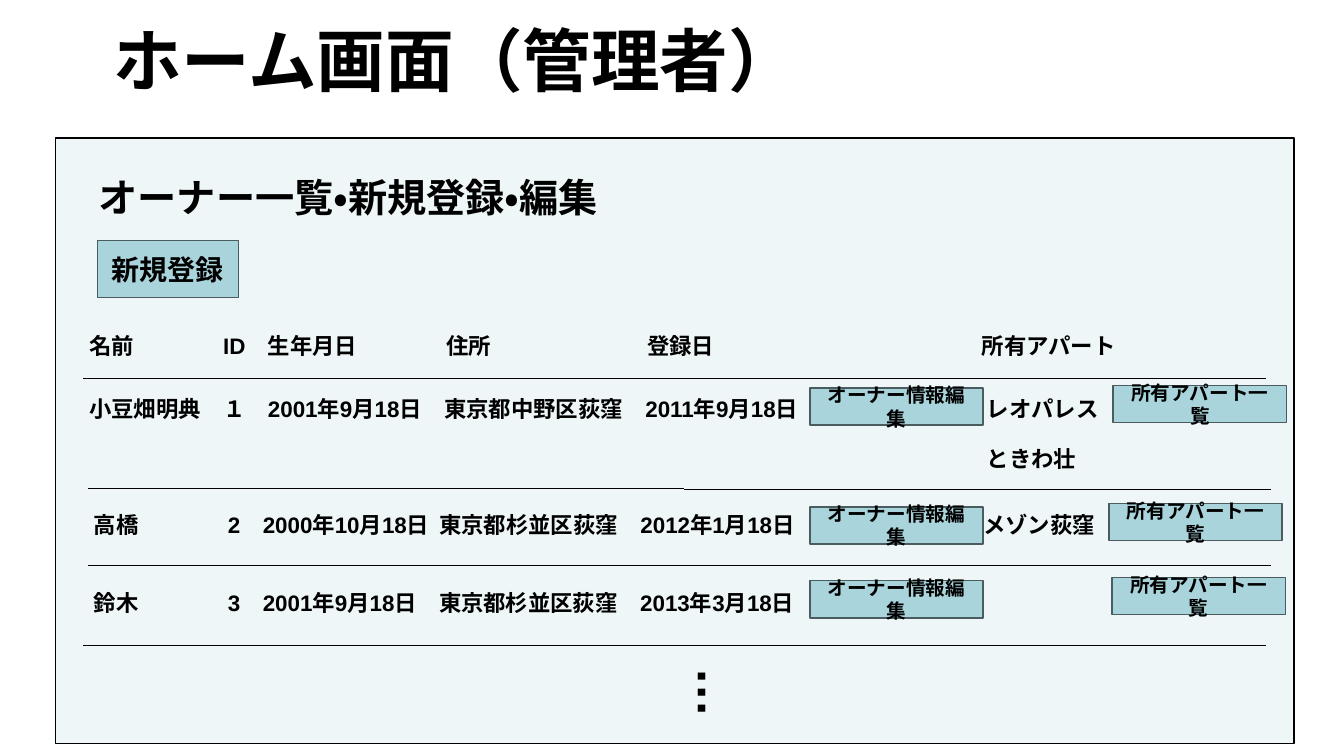
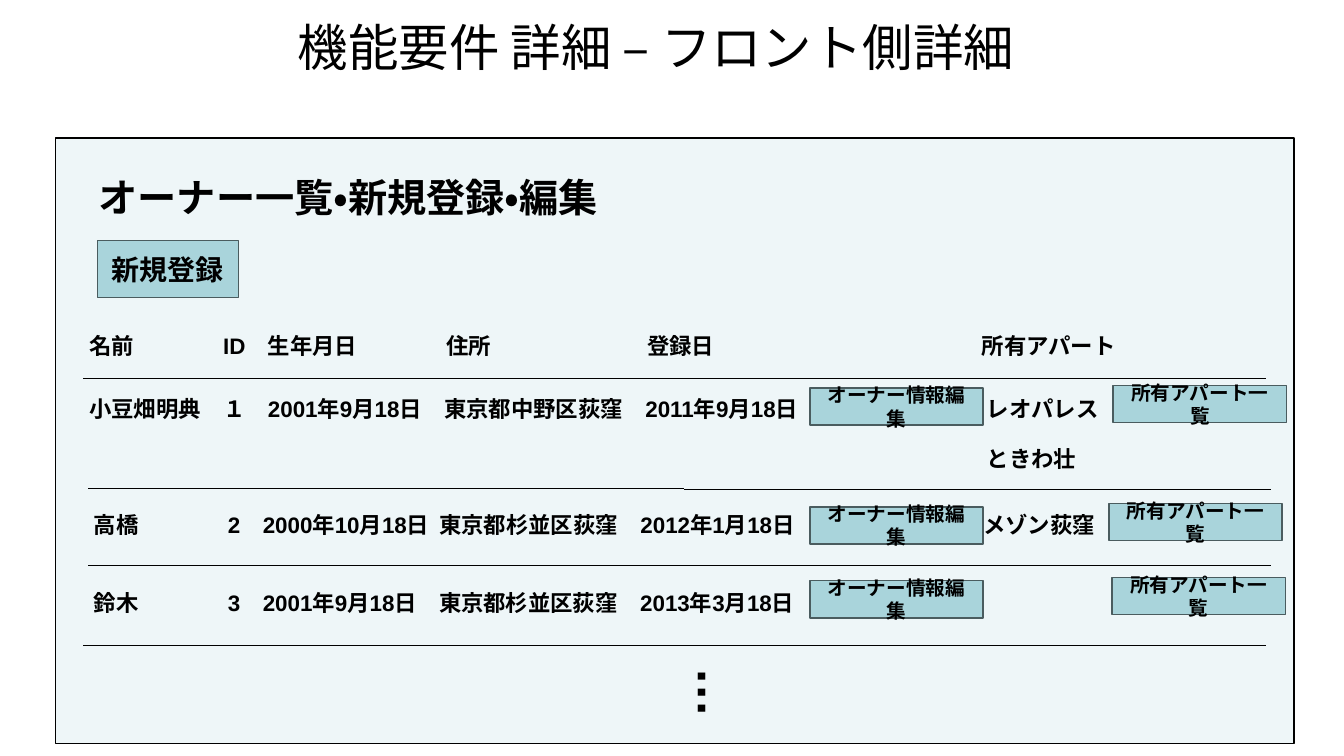
Before and after one commit to akikun918/apart-management-system, a slide deck: slide 13 of 要件定義書.pptx (slide 10 before the commit). Drawn at 1344x756 pixels with LibreOffice and Linux fonts; fonts in the diff are those of the drawing. Boxes give left, top, right and bottom in pixels: in the first picture for what was removed or moved away, otherwise in the second. Text is boxed around its words. In the diff, an @@ line names an element or a change of style, - is before the commit and + after.

```diff
--- a/要件定義書.pptx
+++ b/要件定義書.pptx
@@ title removed at (113,27,797,93) @@
-ホーム画面（管理者）
@@ text added at (298,23,1014,70), 36 pt, text #000000 @@
+機能要件 詳細 – フロント側詳細
```
Also in this commit, not shown: 7 other slides changed, 5 slides added, 2 slides removed.
